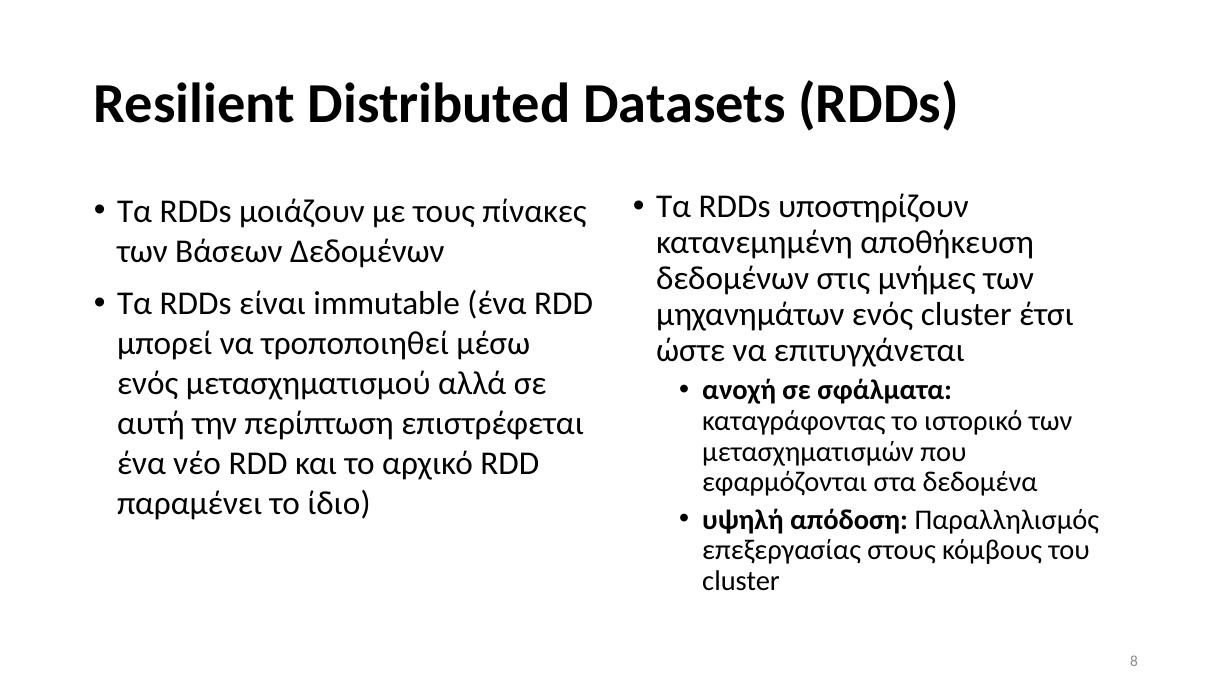
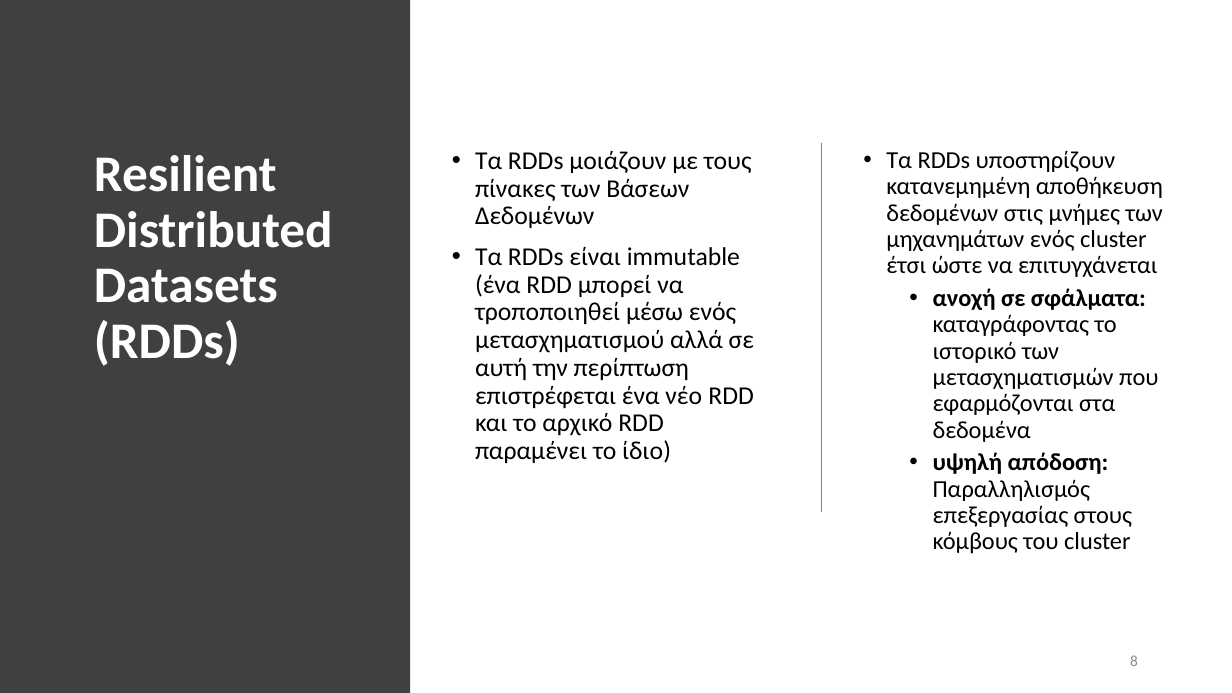
Before and after one commit to chgogos/big_data, a slide deck: slide 8 of 04. Apache Spark.pptx. Drawn at 1232x693 pixels with LibreOffice and Linux fonts; fonts in the diff are those of the drawing. Boxes give left, top, right and bottom in pixels: in the first picture for what was removed or moved away, otherwise in the second. Text is boxed around its words. In the diff, an @@ line names an element or a change of style, - is before the commit and + after.

```diff
--- a/04. Apache Spark.pptx
+++ b/04. Apache Spark.pptx
@@ rectangle added at (x1=0, y1=0, x2=410, y2=693), fill #404040 @@
@@ title "Resilient Distributed Datasets (RDDs)" moved from (x1=94, y1=80, x2=959, y2=131) to (x1=94, y1=155, x2=333, y2=366) @@
@@ title "Resilient Distributed Datasets (RDDs)" at (x1=94, y1=155, x2=333, y2=366): size 44 to 40 pt, text colour #000000 to #FFFFFF; vertical alignment middle to top @@
@@ text "Τα RDDs μοιάζουν με τους ..." moved from (x1=117, y1=198, x2=593, y2=520) to (x1=475, y1=151, x2=754, y2=463) @@
@@ text "Τα RDDs μοιάζουν με τους ..." at (x1=475, y1=151, x2=754, y2=463): size 25.9 to 20 pt; line spacing 1 to 0.9 @@
@@ line added from (822, 142) to (822, 512), #808080 1 pt @@
@@ text "Τα RDDs υποστηρίζουν κατανεμημένη αποθήκευση ..." moved from (x1=656, y1=193, x2=1099, y2=591) to (x1=886, y1=150, x2=1163, y2=554) @@
@@ text "Τα RDDs υποστηρίζουν κατανεμημένη αποθήκευση ..." at (x1=886, y1=150, x2=1163, y2=554): size 25.9 to 19 pt in "Τα RDDs υποστηρίζουν κατανεμημένη αποθήκευση δεδομένων στις ..."; size 22.2 to 19 pt in "ανοχή σε σφάλματα: καταγράφοντας το ιστορικό των ...", "υψηλή απόδοση: Παραλληλισμός επεξεργασίας στους κόμβους του ..." @@
```
Also in this commit, not shown: 12 other slides changed, 5 other files.
